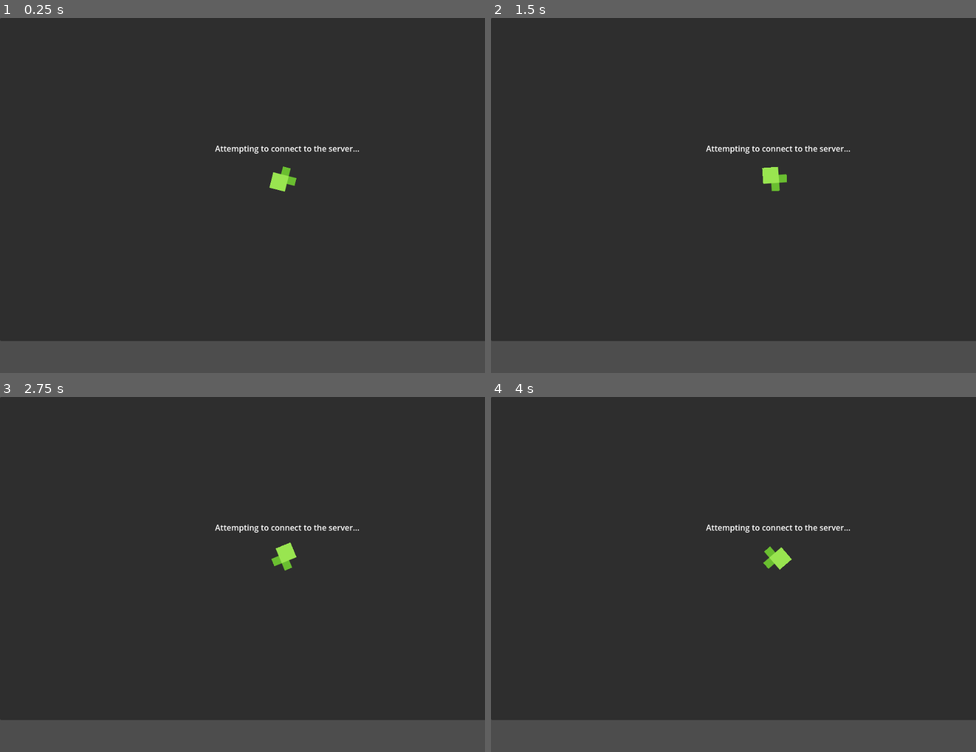
Above: before the commit, frames 1-4 (two rows, left to right).
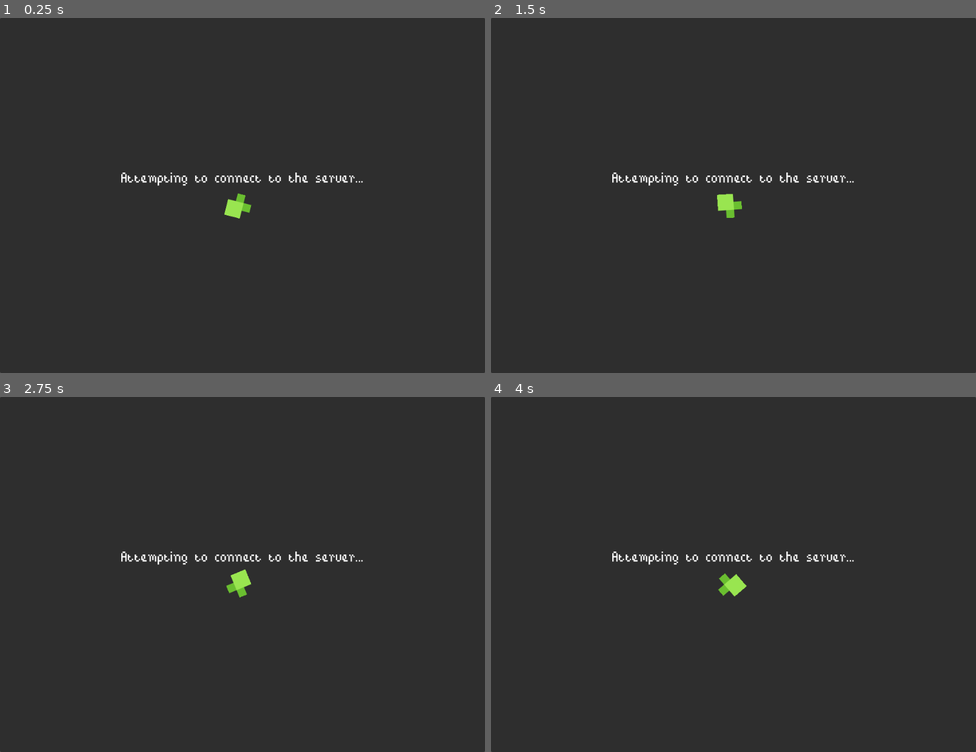
Above: after the commit, the same moments.

Repository: Kowagatte/TDClient
Game: Godot game, scene res://root.tscn
The game is run twice, just before and just after one commit, with the same random seed, the same clock (stepped at 60 frames per second) and the same inputs.
Inputs:
- Up to frame 1 (0.25 s): no input
- Up to frame 2 (1.5 s): tap Enter at 0.5 s; hold D (move_right) 0.53-1.28 s; hold S (move_down) from 1.28 s (still down)
- Up to frame 3 (2.75 s): tap Space at 2 s; release S (move_down) at 2.03 s; hold D (move_right) from 2.03 s (still down)
- Up to frame 4 (4 s): release D (move_right) at 2.78 s; hold W (move_up) 2.78-3.53 s; hold A (move_left) from 3.53 s (still down)

The runs differ from the first frame. In frame 1, 10% of the frame differs, in the area x 0-100%, y 0-100%; in frame 2, 10%; in frame 3, 10%; in frame 4, 10%.

Commit message:
Fixed screens to match resolution

Diff:
--- a/screens/ConnectingScreen.tscn
+++ b/screens/ConnectingScreen.tscn
@@ -1,6 +1,7 @@
-[gd_scene load_steps=3 format=3 uid="uid://dod7trrg6dfhq"]
+[gd_scene load_steps=4 format=3 uid="uid://dod7trrg6dfhq"]
 
 [ext_resource type="Script" path="res://scripts/connectingscreen.gd" id="1_1dn60"]
+[ext_resource type="FontFile" uid="uid://dap64sbpa6nsy" path="res://resources/fonts/BitPotionExt.ttf" id="2_a3u2p"]
 [ext_resource type="Texture2D" uid="uid://fnyi8erxqtw6" path="res://resources/player.png" id="2_phoki"]
 
 [node name="ConnectingScreen" type="Control"]
@@ -10,24 +11,26 @@
 
 [node name="Panel" type="Panel" parent="."]
 layout_mode = 0
-offset_right = 1152.0
-offset_bottom = 648.0
+offset_right = 972.0
+offset_bottom = 712.0
 
-[node name="Sprite2D" type="Sprite2D" parent="."]
-position = Vector2(569, 323)
-texture = ExtResource("2_phoki")
-
-[node name="Label" type="Label" parent="."]
+[node name="Label" type="Label" parent="Panel"]
 layout_mode = 1
 anchors_preset = 8
 anchor_left = 0.5
 anchor_top = 0.5
 anchor_right = 0.5
 anchor_bottom = 0.5
-offset_left = 431.0
-offset_top = 250.0
-offset_right = 721.0
-offset_bottom = 276.0
+offset_left = -236.5
+offset_top = -56.0
+offset_right = 236.5
+offset_bottom = -14.0
 grow_horizontal = 2
 grow_vertical = 2
+theme_override_fonts/font = ExtResource("2_a3u2p")
+theme_override_font_sizes/font_size = 43
 text = "Attempting to connect to the server..."
+
+[node name="Sprite2D" type="Sprite2D" parent="Panel/Label"]
+position = Vector2(235.5, 77)
+texture = ExtResource("2_phoki")
--- a/screens/CreateAccountScreen.tscn
+++ b/screens/CreateAccountScreen.tscn
@@ -10,8 +10,8 @@
 
 [node name="Panel" type="Panel" parent="."]
 layout_mode = 0
-offset_right = 1152.0
-offset_bottom = 648.0
+offset_right = 972.0
+offset_bottom = 712.0
 
 [node name="Title" type="Label" parent="Panel"]
 layout_mode = 0
@@ -30,14 +30,15 @@
 vertical_alignment = 1
 
 [node name="ErrorMessage" type="Label" parent="Panel"]
-layout_mode = 0
-anchor_left = 0.5
+layout_mode = 1
+anchors_preset = -1
+anchor_left = 0.506
 anchor_top = 0.31
-anchor_right = 0.5
+anchor_right = 0.506
 anchor_bottom = 0.31
-offset_left = -136.288
+offset_left = -143.2
 offset_top = -23.981
-offset_right = 150.712
+offset_right = 143.8
 offset_bottom = 24.019
 theme_override_fonts/font = ExtResource("5")
 theme_override_font_sizes/font_size = 32
@@ -70,7 +71,8 @@
 caret_blink_interval = 0.5
 
 [node name="Username" type="Label" parent="Panel"]
-layout_mode = 0
+layout_mode = 1
+anchors_preset = -1
 anchor_left = 0.361
 anchor_top = 0.482
 anchor_right = 0.361
@@ -84,13 +86,13 @@
 [node name="UsernameEnter" type="LineEdit" parent="Panel/Username"]
 layout_mode = 1
 anchors_preset = -1
-anchor_left = 2.767
+anchor_left = 2.728
 anchor_top = 0.5
-anchor_right = 2.767
+anchor_right = 2.728
 anchor_bottom = 0.5
-offset_left = -154.03
+offset_left = -150.52
 offset_top = -14.0
-offset_right = 146.97
+offset_right = 150.48
 offset_bottom = 17.0
 max_length = 36
 
@@ -107,15 +109,16 @@
 text = "Password:"
 
 [node name="PasswordEnter" type="LineEdit" parent="Panel/Password"]
-layout_mode = 0
+layout_mode = 1
+anchors_preset = -1
 anchor_left = 2.878
-anchor_top = 0.5
+anchor_top = 0.625
 anchor_right = 2.878
-anchor_bottom = 0.5
+anchor_bottom = 0.625
 offset_left = -150.508
-offset_top = -12.0
+offset_top = -15.5
 offset_right = 150.492
-offset_bottom = 16.0
+offset_bottom = 12.5
 max_length = 24
 secret = true
 caret_blink = true
@@ -136,14 +139,14 @@
 [node name="CPasswordEnter" type="LineEdit" parent="Panel/ConfirmPassword"]
 layout_mode = 1
 anchors_preset = -1
-anchor_left = 1.735
+anchor_left = 1.695
 anchor_top = 0.576
 anchor_right = 1.735
-anchor_bottom = 0.576
-offset_left = -125.54
+anchor_bottom = 0.625
+offset_left = -118.98
 offset_top = -14.128
 offset_right = 112.46
-offset_bottom = 16.872
+offset_bottom = 15.5
 max_length = 24
 secret = true
 caret_blink = true
@@ -166,15 +169,15 @@
 
 [node name="Login" type="Label" parent="Panel"]
 layout_mode = 1
-anchors_preset = 7
+anchors_preset = -1
 anchor_left = 0.5
-anchor_top = 1.0
+anchor_top = 0.906
 anchor_right = 0.5
-anchor_bottom = 1.0
+anchor_bottom = 0.906
 offset_left = -151.5
-offset_top = -74.0
+offset_top = -13.088
 offset_right = 151.5
-offset_bottom = -48.0
+offset_bottom = 12.912
 grow_horizontal = 2
 grow_vertical = 0
 text = "Already have an account?"
@@ -182,13 +185,13 @@
 [node name="LoginButton" type="LinkButton" parent="Panel/Login"]
 layout_mode = 1
 anchors_preset = -1
-anchor_left = 0.828
-anchor_top = 0.579
-anchor_right = 0.828
-anchor_bottom = 0.579
-offset_left = -45.884
-offset_top = -15.054
-offset_right = 53.116
-offset_bottom = 7.946
+anchor_left = 0.84
+anchor_top = 0.442
+anchor_right = 0.84
+anchor_bottom = 0.442
+offset_left = -49.52
+offset_top = -11.492
+offset_right = 49.48
+offset_bottom = 11.508
 theme_override_colors/font_color = Color(0, 0.635294, 0.423529, 1)
 text = "Click Here"
--- a/screens/CreateGameScreen.tscn
+++ b/screens/CreateGameScreen.tscn
@@ -14,8 +14,8 @@
 
 [node name="Panel" type="Panel" parent="."]
 layout_mode = 1
-offset_right = 1152.0
-offset_bottom = 648.0
+offset_right = 972.0
+offset_bottom = 712.0
 
 [node name="Button" type="Button" parent="Panel"]
 layout_mode = 1
--- a/scripts/connectingscreen.gd
+++ b/scripts/connectingscreen.gd
@@ -1,7 +1,7 @@
 extends Control
 
 
-@onready var sprite = get_node("Sprite2D")
+@onready var sprite = get_node("Panel/Label/Sprite2D")
 
 # Called every frame. 'delta' is the elapsed time since the previous frame.
 func _process(delta):
